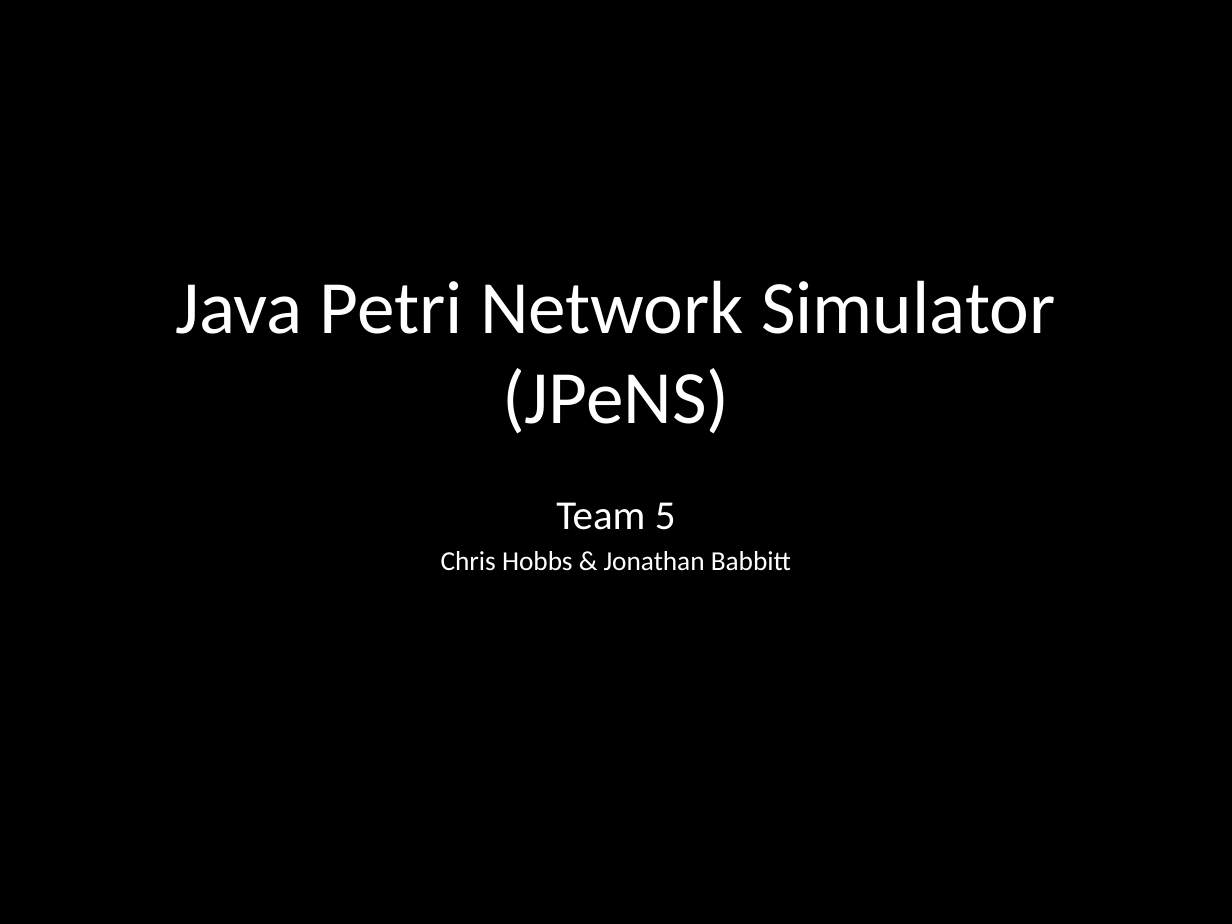
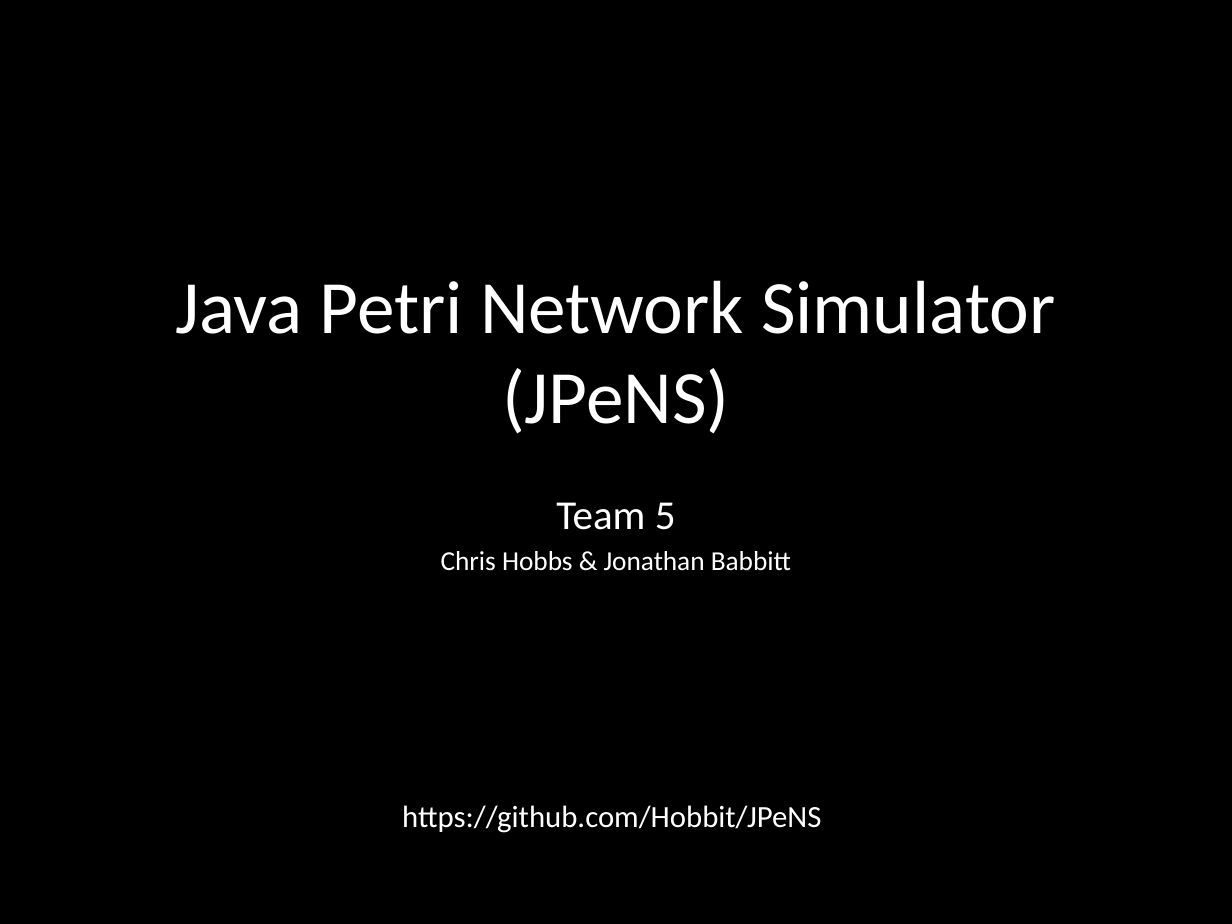
Before and after one commit to Hobbit/JPeNS, a slide deck: slide 1 of JPeNS_Presentation.pptx. Drawn at 1232x924 pixels with LibreOffice and Linux fonts; fonts in the diff are those of the drawing. Boxes give left, top, right and bottom in pixels: in the first picture for what was removed or moved away, otherwise in the second. Text is boxed around its words. In the diff, an @@ line names an element or a change of style, - is before the commit and + after.

```diff
--- a/JPeNS_Presentation.pptx
+++ b/JPeNS_Presentation.pptx
@@ text added at [402, 805, 821, 833], 18 pt, text #FFFFFF @@
+https://github.com/Hobbit/JPeNS
```
Also in this commit, not shown: 1 other file.
